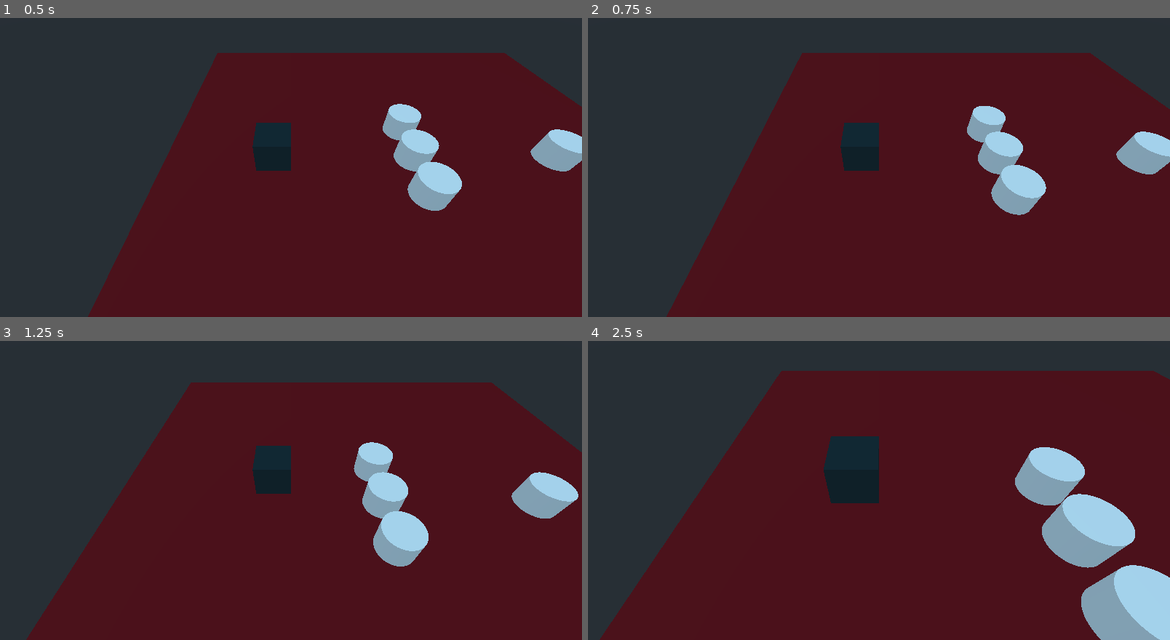
Above: before the commit, frames 1-4 (two rows, left to right).
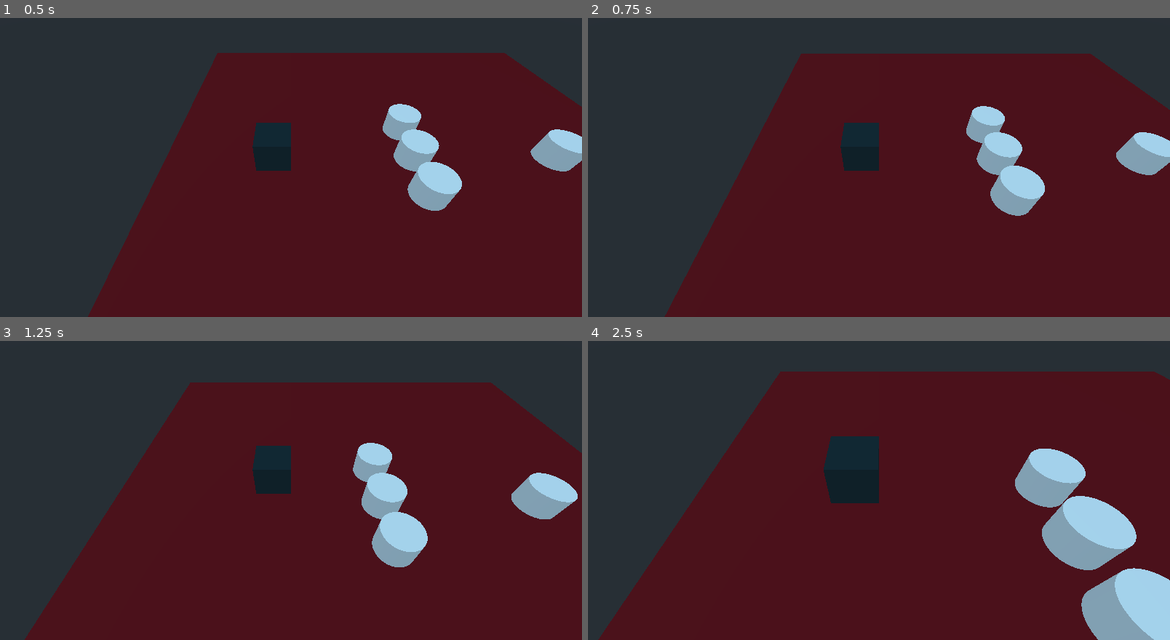
Above: after the commit, the same moments.

Repository: rafaelrpbelo/puko
Game: Godot game, scene res://Main.tscn
Same seed, same stepped clock (60 frames per second), same inputs: the game is played once before the commit and once after it.
Inputs (mouse positions are in pixels of both pictures, inside the frame that each line leads up to):
- Up to frame 1 (0.5 s): no input
- Up to frame 2 (0.75 s): tap Enter at 0.5 s; move the mouse to (1007, 128) at 0.52 s; right-click (1007, 128) at 0.6 s; click (1007, 128) at 0.67 s
- Up to frame 3 (1.25 s): no input
- Up to frame 4 (2.5 s): move the mouse to (762, 487) at 1.27 s; tap Middle mouse button (camera_rotate) at 1.35 s; click (762, 487) at 1.42 s; right-click (762, 487) at 1.55 s; move the mouse to (937, 394) at 2.02 s; hold Mouse wheel up (camera_zoom_in) from 2.03 s (still down); click (937, 394) at 2.17 s; right-click (937, 394) at 2.3 s

Frame 1 is identical in both runs. In frame 2, 0.6% of the frame differs, in the area x 13-100%, y 11-100%; in frame 3, 0.6%; in frame 4, 1.1%, in the area x 1-100%, y 9-100%.

Commit message:
Refactor player reference from camera
- Remove "player" group
- Use NodePath to refer the user from Camera

Diff:
--- a/Camera.gd
+++ b/Camera.gd
@@ -16,6 +16,9 @@
 
 export(NodePath) var gimbal_path
 onready var gimbal = get_node(gimbal_path)
+
+export(NodePath) var player_path
+onready var player = get_node(player_path)
 
 func _process(delta):
 	_bind_zoom(delta)
@@ -58,7 +61,7 @@
 		var result = space_state.intersect_ray(from, to, [], 1)
 
 		if result:
-			get_tree().call_group("player", "move_to", result.position)
+			player.move_to(result.position)
 
 func _bind_rotation(event: InputEvent) -> void:
 	if event is InputEventMouseMotion and Input.is_action_pressed("camera_rotate"):
--- a/Main.tscn
+++ b/Main.tscn
@@ -117,3 +117,4 @@
 transform = Transform( 1, 5.68434e-13, -5.68434e-13, 0, 1, -1.32716e-14, 0, -1.32716e-14, 1, 1.01441, 1.19209e-07, 0 )
 script = ExtResource( 2 )
 gimbal_path = NodePath("../..")
+player_path = NodePath("../../..")
--- a/Player.gd
+++ b/Player.gd
@@ -8,9 +8,6 @@
 const point = Vector3(52, 12, 0)
 
 onready var nav = get_parent()
-
-func _ready():
-	add_to_group("player")
 
 func _physics_process(delta):
 	if path_node < path.size():
